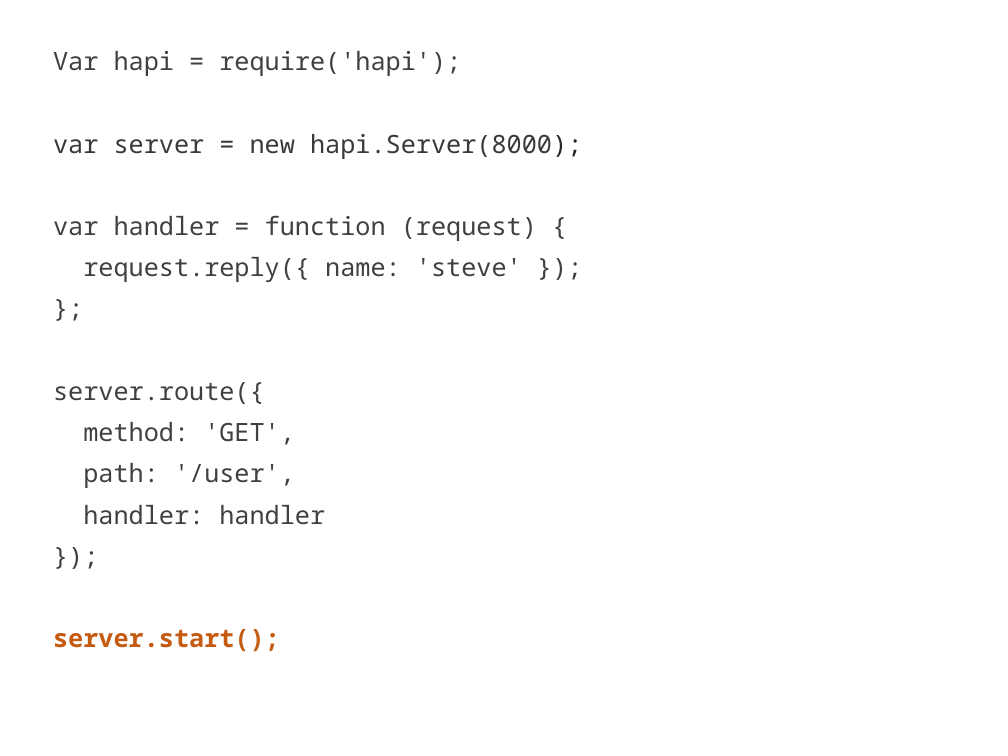
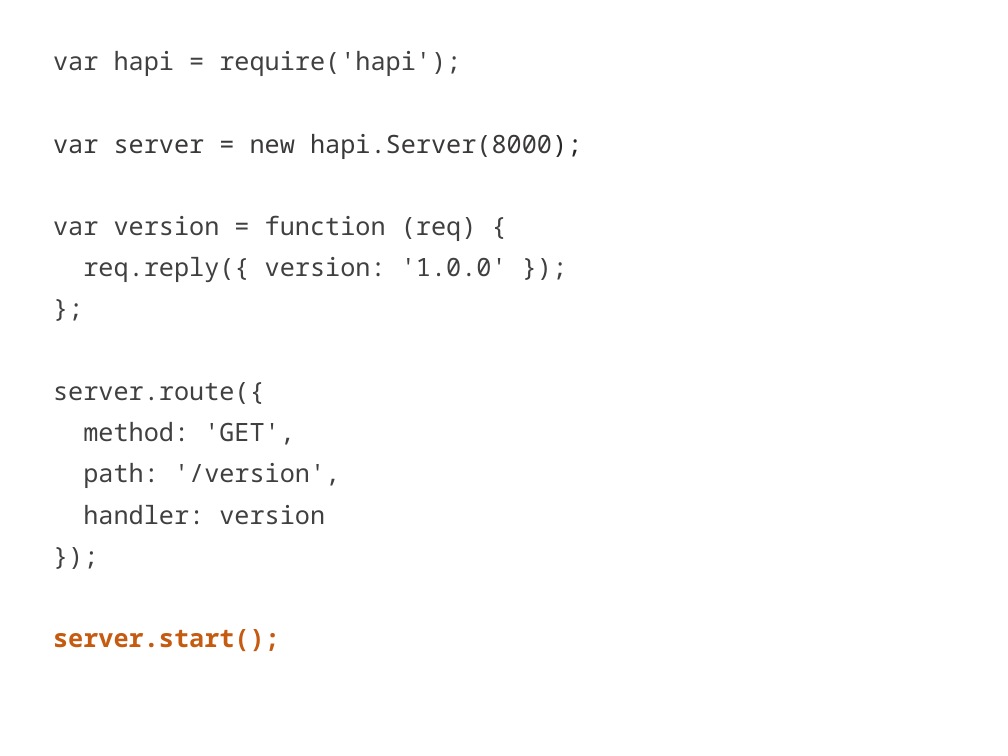
Before and after one commit to mikeal/nodeconf2013, a slide deck: slide 43 of slides/services/services.pptx. Drawn at 1008x756 pixels with LibreOffice and Linux fonts; fonts in the diff are those of the drawing. Boxes give left, top, right and bottom in pixels: in the first picture for what was removed or moved away, otherwise in the second. Text is boxed around its words. In the diff, an @@ line names an element or a change of style, - is before the commit and + after.

Commit message:
Add hapi section

```diff
--- a/slides/services/services.pptx
+++ b/slides/services/services.pptx
@@ subtitle at [53, 51, 461, 76]: text changed @@
-Var hapi = require('hapi');
+var hapi = require('hapi');
@@ subtitle at [53, 215, 507, 282]: text changed @@
-var handler = function (request) {
-request.reply({ name: 'steve' });
+var version = function (req) {
+req.reply({ version: '1.0.0' });
@@ subtitle at [83, 463, 340, 525]: text changed @@
-path: '/user',
-handler: handler
+path: '/version',
+handler: version
```
Also in this commit, not shown: 16 other slides changed, 17 slides added.
